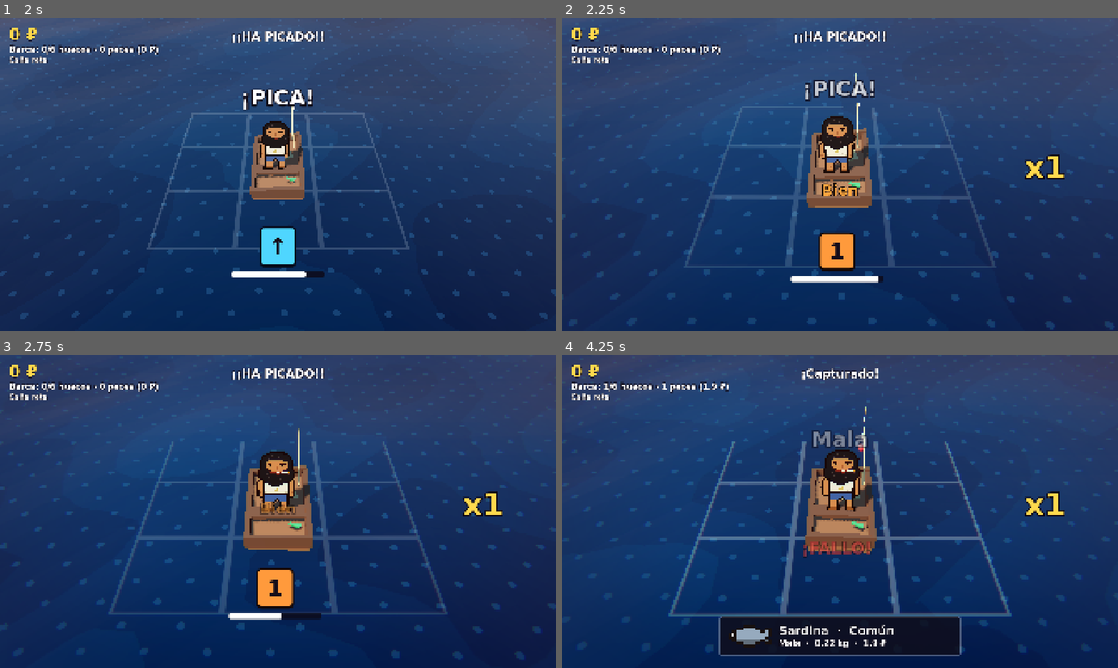
Above: before the commit, frames 1-4 (two rows, left to right).
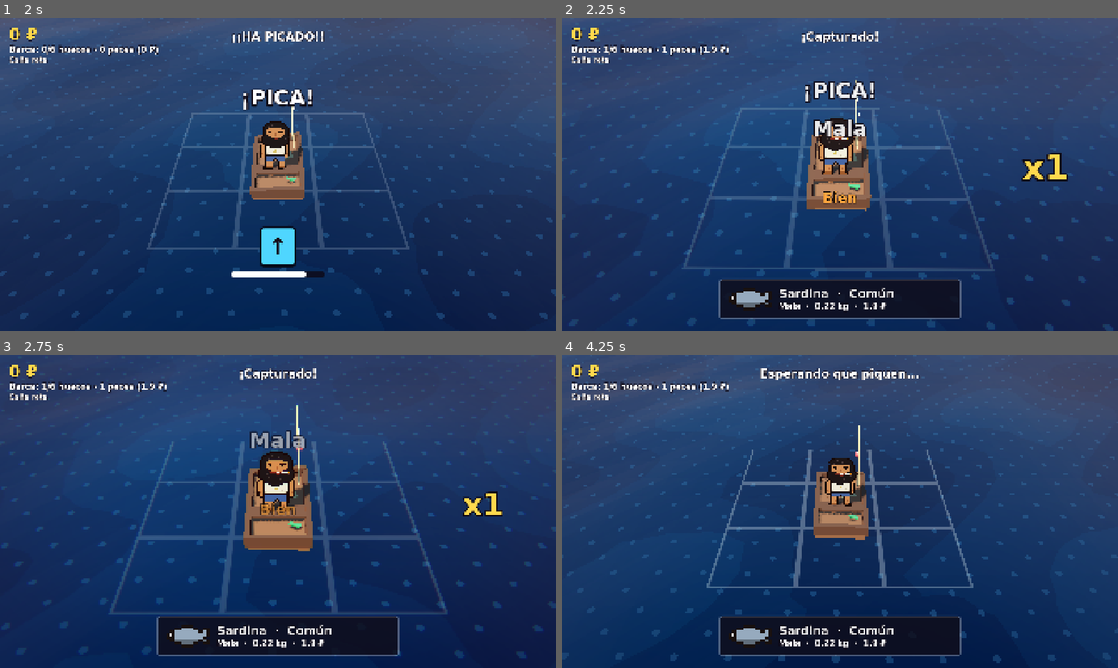
Above: after the commit, the same moments.

Repository: xNeku/FIshin
Game: Godot game, scene res://scenes/main.tscn
Same seed, same stepped clock (60 frames per second), same inputs: the game is played once before the commit and once after it.
Inputs:
- Up to frame 1 (2 s): hold Up (pesca_arriba) 0.53-1.28 s; hold E (interactuar) 0.53-1.28 s; hold Down (pesca_abajo) from 1.28 s (still down); tap E (interactuar) at 1.35 s
- Up to frame 2 (2.25 s): release Down (pesca_abajo) at 2.03 s; hold Up (pesca_arriba) from 2.03 s (still down); hold E (interactuar) from 2.03 s (still down)
- Up to frame 3 (2.75 s): keep holding Up (pesca_arriba); keep holding E (interactuar)
- Up to frame 4 (4.25 s): release E (interactuar) at 2.78 s; tap E (interactuar) at 2.85 s; release Up (pesca_arriba) at 3.53 s; hold Left (pesca_izq) from 3.53 s (still down); hold E (interactuar) from 3.53 s (still down)

Frame 1 is identical in both runs. In frame 2, 13% of the frame differs, in the area x 0-100%, y 4-100%; in frame 3, 9.0%; in frame 4, 13%, in the area x 0-100%, y 0-99%.

Commit message:
Largo de cadena aleatorio en cada picada, sesgado a corto y mejorable con la caña
Co-Authored-By: Claude Opus 5.5 <noreply@anthropic.com>
Claude-Session: https://claude.ai/code/session_019rcxv2gkMTX1eHoDeqRmkz

Diff:
--- a/data/canas/cana_buena.tres
+++ b/data/canas/cana_buena.tres
@@ -8,7 +8,9 @@
 nombre = "Caña decente"
 descripcion = "Llega más hondo. Ahí abajo hay bichos gordos."
 profundidad = 2
-limite_cadena = 11
+cadena_min = 2
+cadena_max = 9
+sesgo_cadena = 1.6
 mult_tiempo = 1.05
 mult_espera = 0.9
 mult_rareza = 1.3
--- a/data/canas/cana_pro.tres
+++ b/data/canas/cana_pro.tres
@@ -8,7 +8,9 @@
 nombre = "Caña de profesional"
 descripcion = "Si se te pasa el primer botón, el pez se queda igual."
 profundidad = 3
-limite_cadena = 15
+cadena_min = 3
+cadena_max = 15
+sesgo_cadena = 1.25
 mult_tiempo = 1.1
 mult_espera = 0.8
 mult_rareza = 1.6
--- a/data/canas/cana_rota.tres
+++ b/data/canas/cana_rota.tres
@@ -8,7 +8,9 @@
 nombre = "Caña rota"
 descripcion = "Un palo, un hilo y fe."
 profundidad = 1
-limite_cadena = 8
+cadena_min = 1
+cadena_max = 5
+sesgo_cadena = 2.0
 mult_tiempo = 1.0
 mult_espera = 1.0
 mult_rareza = 1.0
--- a/scripts/datos/cana_data.gd
+++ b/scripts/datos/cana_data.gd
@@ -8,8 +8,14 @@
 @export var icono: Texture2D
 ## Hasta qué profundidad llega. Los peces más profundos no pican.
 @export var profundidad: int = 1
-## Límite natural de la cadena de botones.
-@export var limite_cadena: int = 8
+@export_group("Cadena")
+## En cada picada se tira el largo de la cadena entre min y max.
+@export var cadena_min: int = 1
+@export var cadena_max: int = 5
+## >1 = salen más cadenas cortas (2 = muy tacaño). 1 = todos los largos igual de probables.
+@export var sesgo_cadena: float = 2.0
+
+@export_group("Rates")
 ## Multiplica el tiempo de reacción de cada botón (>1 = más fácil).
 @export var mult_tiempo: float = 1.0
 ## Multiplica la espera hasta que pica (<1 = pican antes).
@@ -18,3 +24,9 @@
 @export var mult_rareza: float = 1.0
 ## Si es true, fallar el primer botón no hace escapar al pez.
 @export var auto_primer_boton: bool = false
+
+
+## Largo de la cadena para una picada, sesgado hacia lo corto.
+func tirar_largo_cadena() -> int:
+	var opciones: int = maxi(1, cadena_max - cadena_min + 1)
+	return cadena_min + mini(opciones - 1, floori(opciones * pow(randf(), sesgo_cadena)))
--- a/scripts/pesca/pesca.gd
+++ b/scripts/pesca/pesca.gd
@@ -173,7 +173,8 @@
 	var todas: Array[StringName] = []
 	todas.append_array(NUMEROS)
 	todas.append_array(FLECHAS)
-	var n: int = mini(pez.pasos_perfect, cana.limite_cadena)
+	# Cada picada da un largo distinto: muchas veces solo 1 o 2 botones. Solo llegas al perfect si sale largo.
+	var n: int = mini(pez.pasos_perfect, cana.tirar_largo_cadena())
 	var mult: float = pez.mult_tiempo * cana.mult_tiempo * Juego.mult_tiempo_cebo()
 	var anterior: StringName = &""
 	for i in n:
Not shown, changed: docs/ESTADO.md
Not shown, changed: docs/GDD.md
